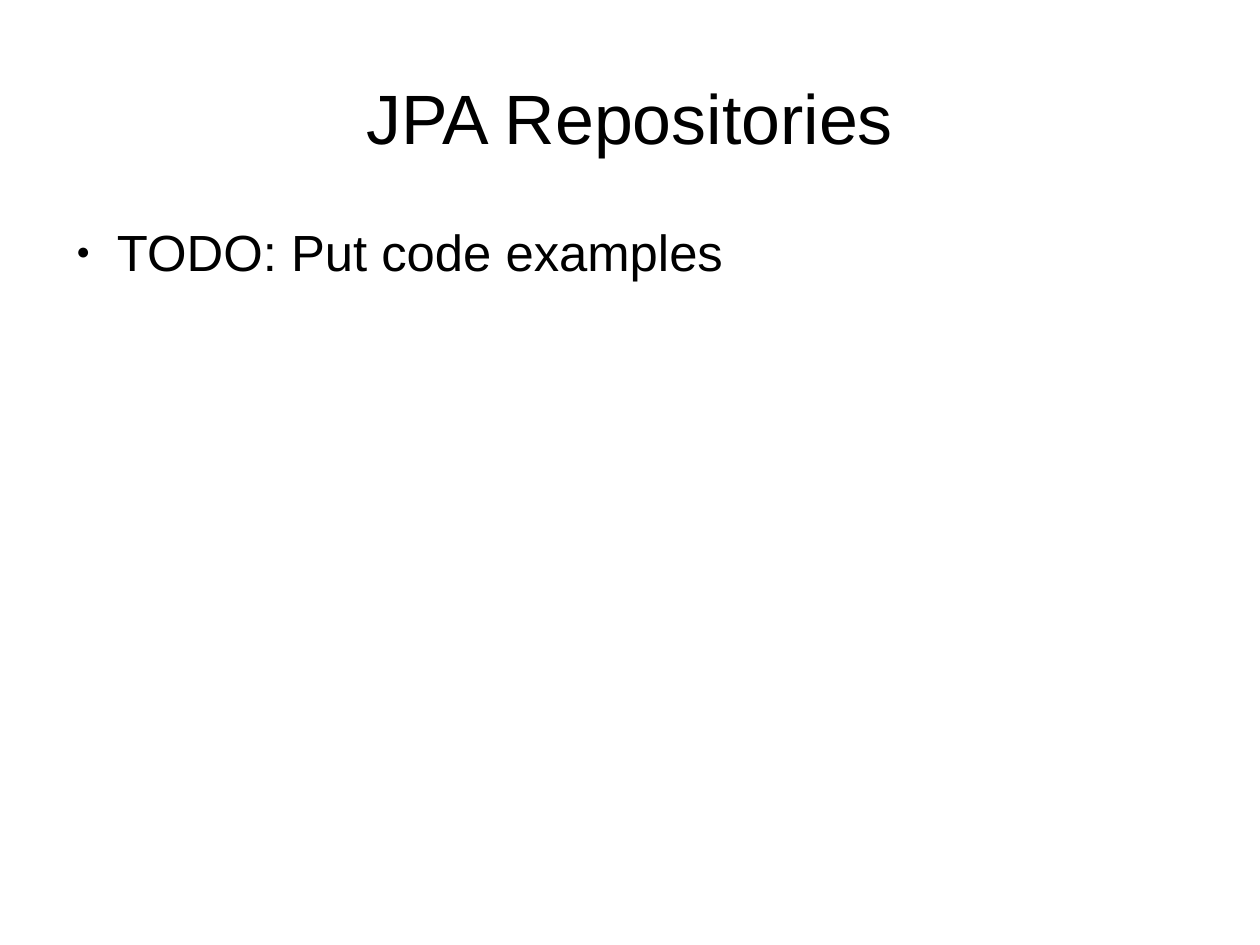
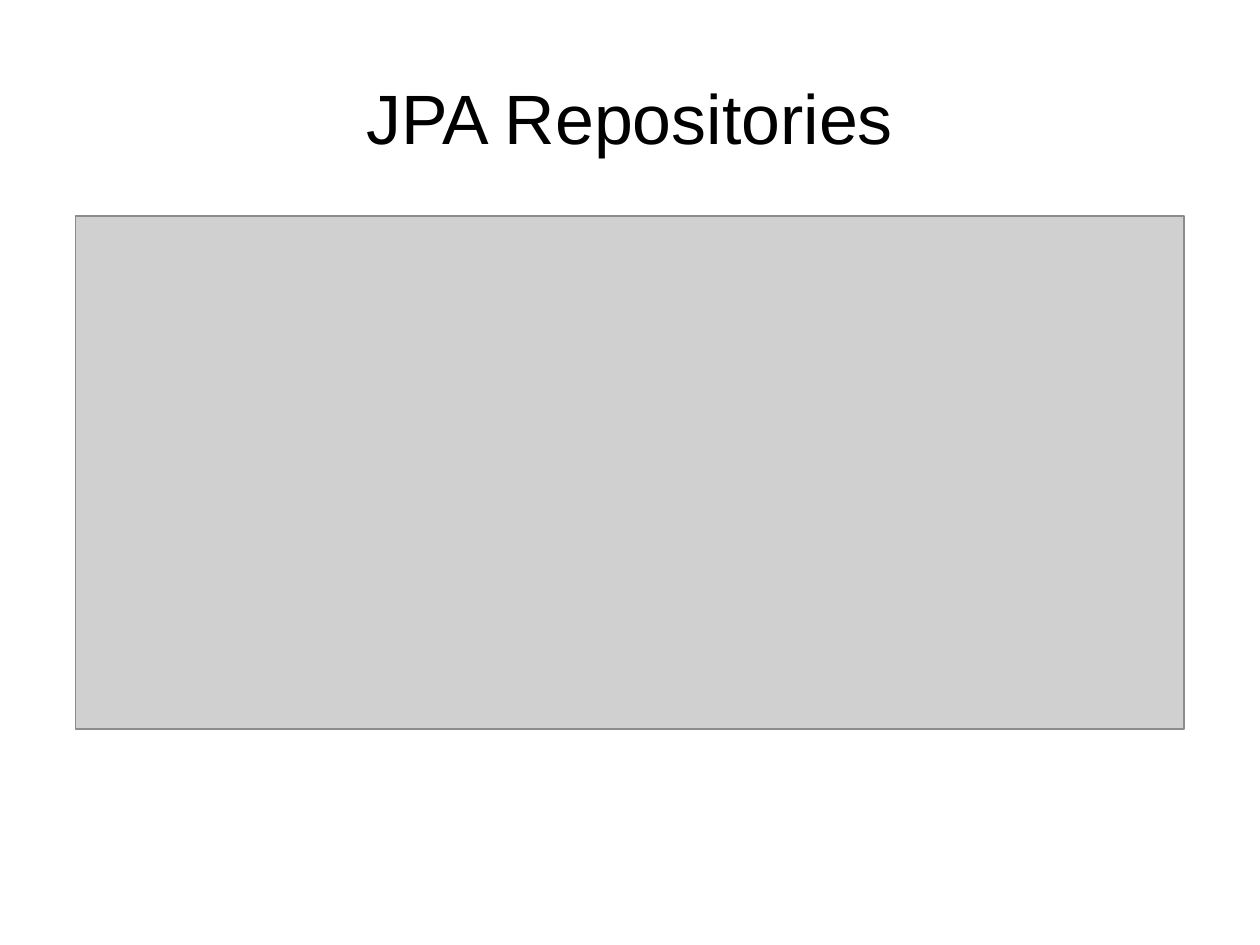
Before and after one commit to martinicr/spring-data-tech-talk, a slide deck: slide 8 of spring-data-mongodb.odp. Drawn at 1260x945 pixels with LibreOffice and Linux fonts; fonts in the diff are those of the drawing; grey boxes stand for pictures. Boxes give left, top, right and bottom in pixels: in the first picture for what was removed or moved away, otherwise in the second. Text is boxed around its words. In the diff, an @@ line names an element or a change of style, - is before the commit and + after.

```diff
--- a/spring-data-mongodb.odp
+++ b/spring-data-mongodb.odp
@@ picture added at [75,216,1185,729] @@
@@ text removed at [117,234,723,282] @@
-● TODO: Put code examples
```
Also in this commit, not shown: 1 other file.
